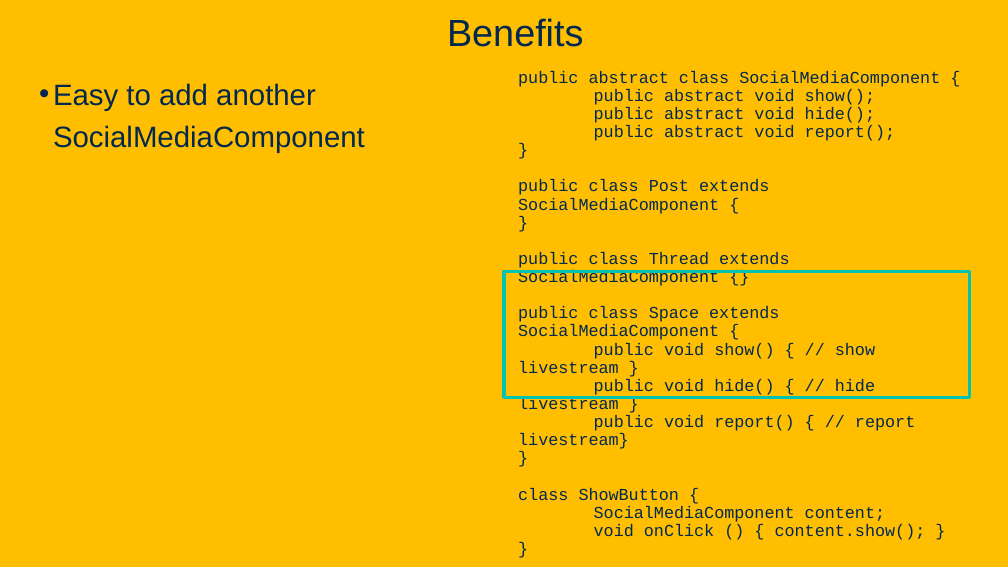
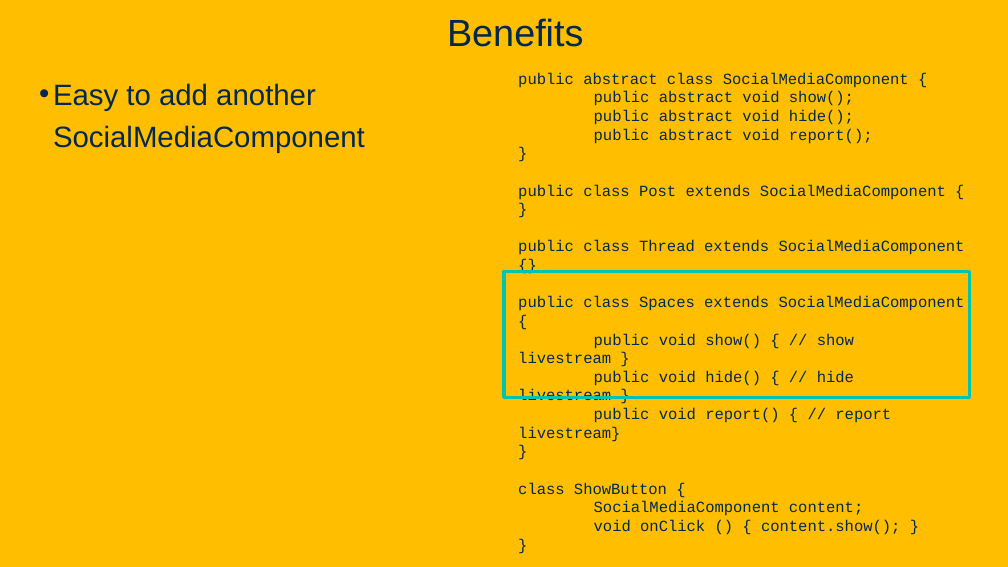
Before and after one commit to davsec-teaching/ecs160-f25, a slide deck: slide 54 of slides/8_design_patterns.pptx. Drawn at 1008x567 pixels with LibreOffice and Linux fonts; fonts in the diff are those of the drawing; background and template pictures are left out. Boxes give left, top, right and bottom in pixels: in the first picture for what was removed or moved away, otherwise in the second. Text is boxed around its words. In the diff, an @@ line names an element or a change of style, - is before the commit and + after.

Commit message:
update design pattern slides

```diff
--- a/slides/8_design_patterns.pptx
+++ b/slides/8_design_patterns.pptx
@@ text at (518,72,965,535): size 16 to 14.8 pt in "public abstract class SocialMediaComponent {", "public abstract void show();", "public abstract void hide();", "public abstract void report();" and 12 more places; line spacing 0.9 to 1 @@
@@ text at (518,296,965,311): text changed; size 16 to 14.8 pt @@
-public class Space extends SocialMediaComponent {
+public class Spaces extends SocialMediaComponent {
```
Also in this commit, not shown: 9 other slides changed, 1 slide removed.
